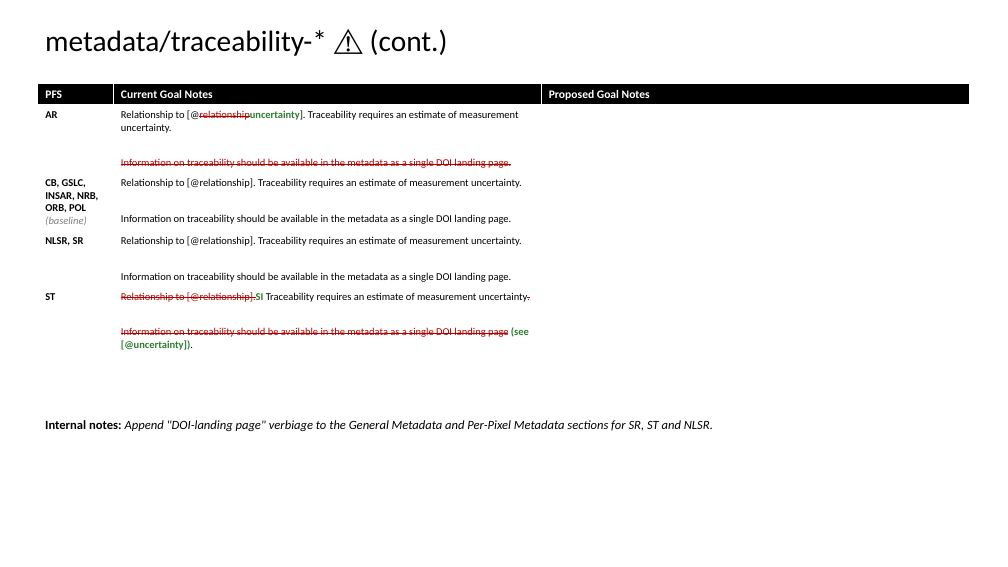
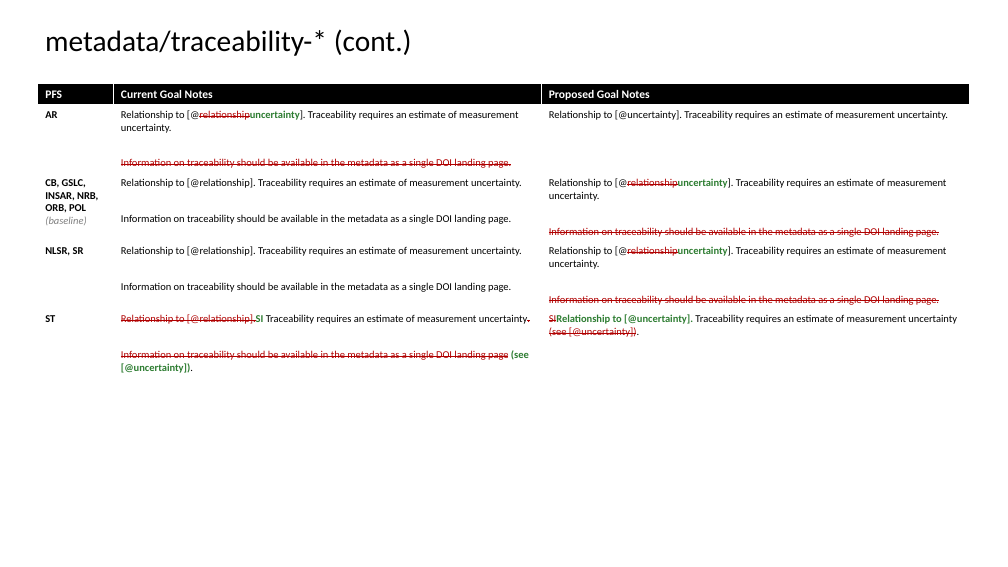
Before and after one commit to ceos-org/ceos-ard, a slide deck: slide 63 of differences.pptx (slide 37 before the commit). Drawn at 1008x567 pixels with LibreOffice and Linux fonts; fonts in the diff are those of the drawing. Boxes give left, top, right and bottom in pixels: in the first picture for what was removed or moved away, otherwise in the second. Text is boxed around its words. In the diff, an @@ line names an element or a change of style, - is before the commit and + after.

```diff
--- a/differences.pptx
+++ b/differences.pptx
@@ text at (45, 29, 412, 56): text changed @@
-metadata/traceability-* ⚠ (cont.)
+metadata/traceability-* (cont.)
@@ table at (38, 83, 969, 377) @@
-row 2, column 3: 
+row 2, column 3: Relationship to [@uncertainty]. Traceability requires an estimate of measurement uncertainty.
-row 3, column 3: 
+row 3, column 3: Relationship to [@relationshipuncertainty]. Traceability requires an estimate of measurement uncertainty. / Information on traceability should be available in the metadata as a single DOI landing page.
-row 4, column 3: 
+row 4, column 3: Relationship to [@relationshipuncertainty]. Traceability requires an estimate of measurement uncertainty. / Information on traceability should be available in the metadata as a single DOI landing page.
-row 5, column 3: 
+row 5, column 3: SIRelationship to [@uncertainty]. Traceability requires an estimate of measurement uncertainty (see [@uncertainty]).
@@ text removed at (45, 420, 713, 431) @@
-Internal notes: Append "DOI-landing page" verbiage to the General Metadata and Per-Pixel Metadata sections for SR, ST and NLSR.
```
Also in this commit, not shown: 33 other slides changed, 40 slides added, 3 other files.
